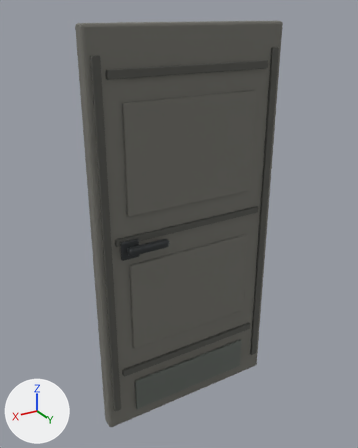
The glTF model assets/models3d/props/interior_door_leaf.glb: old version first, new version second.
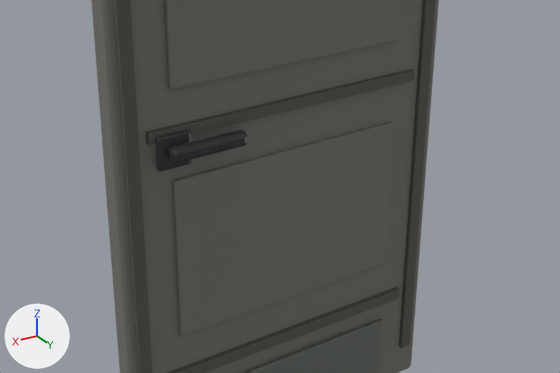
Old and new are each drawn whole from a camera (50 mm lens) standing at (1.153, 1.842, 1.941) and looking at (0.024, -0.04, 1.0) and again close up on the part from 10% to 94% of the width and 38% to 82% of the height. Arrows for +X, +Y and +Z are at lower left; the lights stay in place. The last two pictures show the newer version. Vertices at exactly the same position are counted once.

Objects in the first close-up: 'interior_door_leaf'.
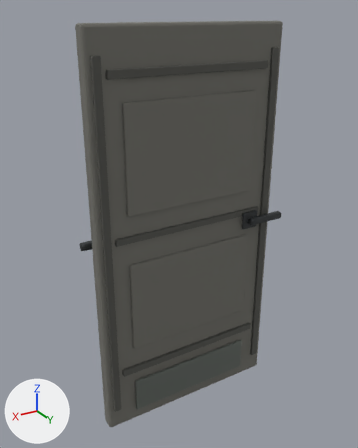
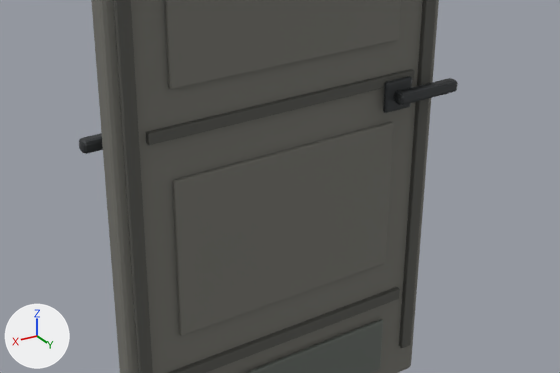
Commit message: added door models

The change, as JSON lines over the scene's bpy script:
```json
{"block": "me_cube_001", "where": "# used by ob_interior_door_leaf; location = (0.0, 0.0, 0.0)"}
{"op": "remove", "block": "me_cube_001", "code": "me_cube_001.from_pydata(...)  # 604 vertices, 1164 faces; spans x -0.47..0.47, y -0.04..0.09, z 0.0..1.9"}
{"op": "add", "block": "me_cube_001", "code": "me_cube_001.from_pydata(...)  # 1152 vertices, 2220 faces; spans x -0.51..0.51, y -0.1..0.1, z 0.0..1.9"}
{"block": "me_cube_001", "change": "me_cube_001 part 1: the loose piece of 44 vertices spanning x 0.29..0.38, y 0.05..0.06, z 0.94..1.02 is moved by (-0.66, 0.0, 0.0)"}
{"block": "me_cube_001", "change": "me_cube_001 part 2: the loose piece of 56 vertices spanning x 0.15..0.35, y 0.06..0.09, z 0.96..1.0 is moved by (-0.66, 0.0, 0.0)"}
{"block": "me_cube_001", "change": "me_cube_001 part 3: the loose piece of 56 vertices spanning x 0.15..0.35, y 0.06..0.09, z 0.96..1.0 is copied, and the copy is moved by (0.16, -0.15, 0.0); it spans x 0.31..0.51, y -0.1..-0.06, z 0.96..1.0"}
{"block": "me_cube_001", "change": "other edits to the shape of me_cube_001 do not show in these pictures"}
```

Changed parts and their boxes (x1, y1, x2, y2) in the close-ups (560 x 373 px; the box of a moved part takes in the faces that stretch with it):
```json
{"object": "interior_door_leaf", "change": "reshaped", "before": [91, 0, 439, 373], "after": [79, 0, 458, 373]}
{"part": 1, "of": "me_cube_001", "change": "moved or reshaped", "before": [155, 129, 192, 172], "after": [383, 76, 412, 113]}
{"part": 2, "of": "me_cube_001", "change": "moved or reshaped", "before": [168, 130, 247, 163], "after": [394, 78, 458, 105]}
{"part": 3, "of": "me_cube_001", "change": "added", "after": [79, 133, 103, 154]}
```
